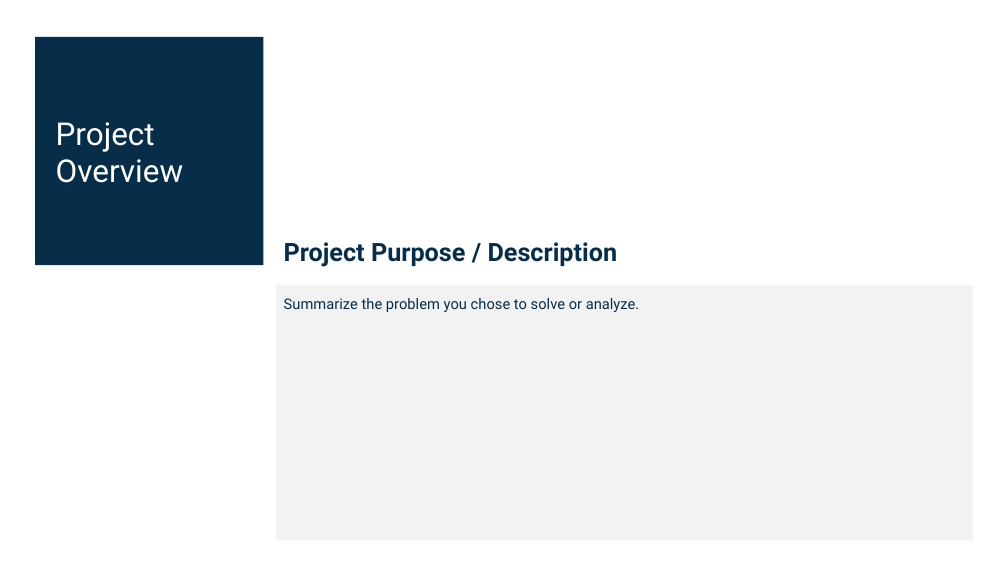
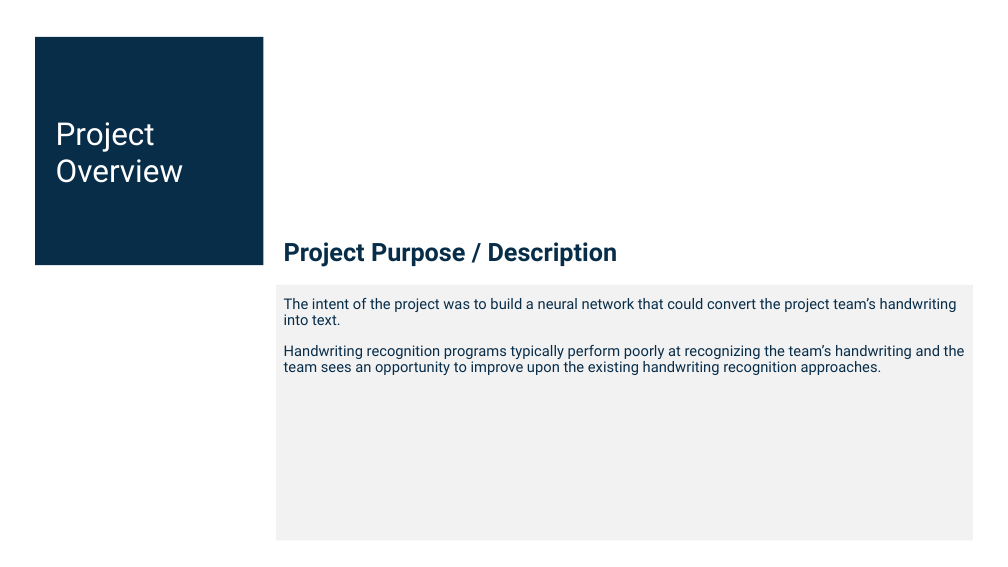
Before and after one commit to shawnfeils/OSU-AIBC-Project-3, a slide deck: slide 2 of AI_Bootcamp_Final_Project_Group_1.pptx. Drawn at 1008x567 pixels with LibreOffice and Linux fonts; fonts in the diff are those of the drawing. Boxes give left, top, right and bottom in pixels: in the first picture for what was removed or moved away, otherwise in the second. Text is boxed around its words. In the diff, an @@ line names an element or a change of style, - is before the commit and + after.

```diff
--- a/AI_Bootcamp_Final_Project_Group_1.pptx
+++ b/AI_Bootcamp_Final_Project_Group_1.pptx
@@ text at (284, 298, 965, 375): text changed @@
-Summarize the problem you chose to solve or analyze.
+The intent of the project was to build a neural network that could convert the project team’s handwriting into text.
+Handwriting recognition programs typically perform poorly at recognizing the team’s handwriting and the team sees an opportunity to improve upon the existing handwriting recognition approaches.
```
Also in this commit, not shown: 9 other slides changed, 1 slide added, 1 slide removed, 6 other files.
